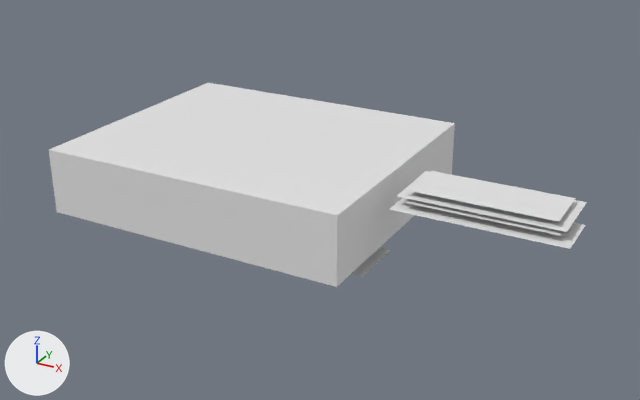
The OBJ model a-painter/models/ui.obj as it was, and as the next commit left it.
Both versions are drawn from a 50 mm lens placed at (0.329, -0.561, 0.271), pointed at (0.023, -0.005, -0.007). Arrows for +X, +Y and +Z are at lower left; the lights stay in place. Where no turn or scale is listed for an object, it has been applied to the vertices.

The scene before the commit, as lines of its bpy script (objects in view):
```python
me_bb = bpy.data.meshes.new('bb')
me_bb.from_pydata(...)  # a box spanning x -0.175..0.082, y -0.089..0.126, z -0.027..0.027
me_msg_error = bpy.data.meshes.new('msg_error')
me_msg_error.from_pydata(...)  # 48 vertices, 48 faces; spans x -0.058..0.223, y -0.036..0.065, z -0.033..0.018
me_msg_save = bpy.data.meshes.new('msg_save')
me_msg_save.from_pydata(...)  # 48 vertices, 48 faces; spans x -0.056..0.218, y -0.028..0.075, z -0.026..0.024
ob_bb = bpy.data.objects.new('bb', me_bb)
ob_bb.location = (0.0, 0.0, 0.0)
ob_msg_error = bpy.data.objects.new('msg_error', me_msg_error)
ob_msg_error.location = (0.0, 0.0, 0.0)
ob_msg_save = bpy.data.objects.new('msg_save', me_msg_save)
ob_msg_save.location = (0.0, 0.0, 0.0)
```
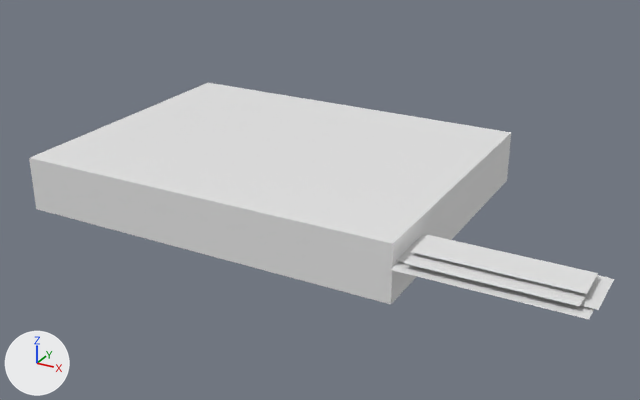
Location of each change, [x1, y1, x2, y2] in pixels of the pictures (640 x 400 px; the box of a moved part takes in the faces that stretch with it):
'bb', mesh rescaled (19% wider, 8% taller): before [49, 83, 455, 287]; after [29, 83, 511, 304]
'msg_save', reshaped: before [397, 171, 587, 232]; after [391, 253, 608, 319]
'msg_error', reshaped: before [389, 198, 585, 249]; after [396, 235, 614, 310]
part 2 of me_msg_error, moved or reshaped: before [389, 198, 585, 249]; after [396, 235, 614, 310]
part 3 of me_msg_error, moved or reshaped: before [406, 199, 563, 236]; after [411, 235, 598, 294]
part 4 of me_msg_save, moved or reshaped: before [397, 171, 587, 232]; after [391, 261, 608, 319]
part 5 of me_msg_save, moved or reshaped: before [408, 171, 576, 222]; after [404, 253, 586, 306]

What the commit changed:
me_bb has 8 vertices, 12 faces and spans x -0.175..0.082, y -0.089..0.126, z -0.027..0.027.
me_bb is used by ob_bb; location (0.0, 0.0, 0.0).
me_bb part 1: the whole mesh is scaled about its middle by (1.19, 1.1, 0.799), then moved by (0.025, -0.01, 0.005).
me_msg_error has 48 vertices, 48 faces and spans x -0.058..0.223, y -0.036..0.065, z -0.033..0.018.
me_msg_error is used by ob_msg_error; location (0.0, 0.0, 0.0).
me_msg_error part 2: the loose piece of 15 vertices spanning x 0.095..0.223, y -0.036..0.005, z 0.013 is moved by (0.034, -0.069, 0.0).
me_msg_error part 3: the loose piece of 9 vertices spanning x 0.105..0.215, y -0.03..-0.001, z 0.018 is moved by (0.034, -0.069, 0.0).
me_msg_save has 48 vertices, 48 faces and spans x -0.056..0.218, y -0.028..0.075, z -0.026..0.024.
me_msg_save is used by ob_msg_save; location (0.0, 0.0, 0.0).
me_msg_save part 4: the loose piece of 15 vertices spanning x 0.097..0.218, y -0.028..0.027, z 0.02 is moved by (0.036, -0.087, -0.009).
me_msg_save part 5: the loose piece of 9 vertices spanning x 0.104..0.211, y -0.023..0.021, z 0.024 is moved by (0.036, -0.087, -0.009).
